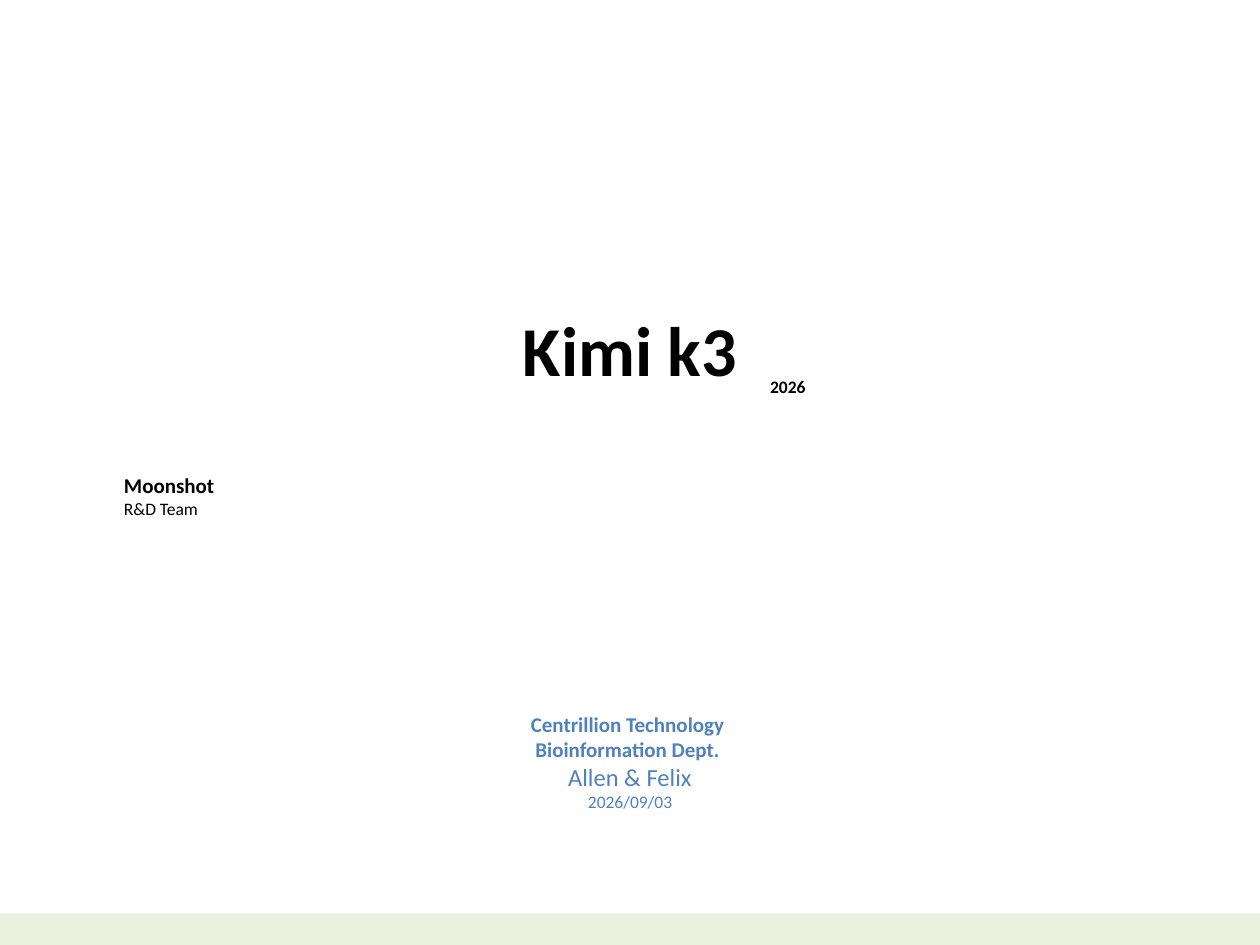
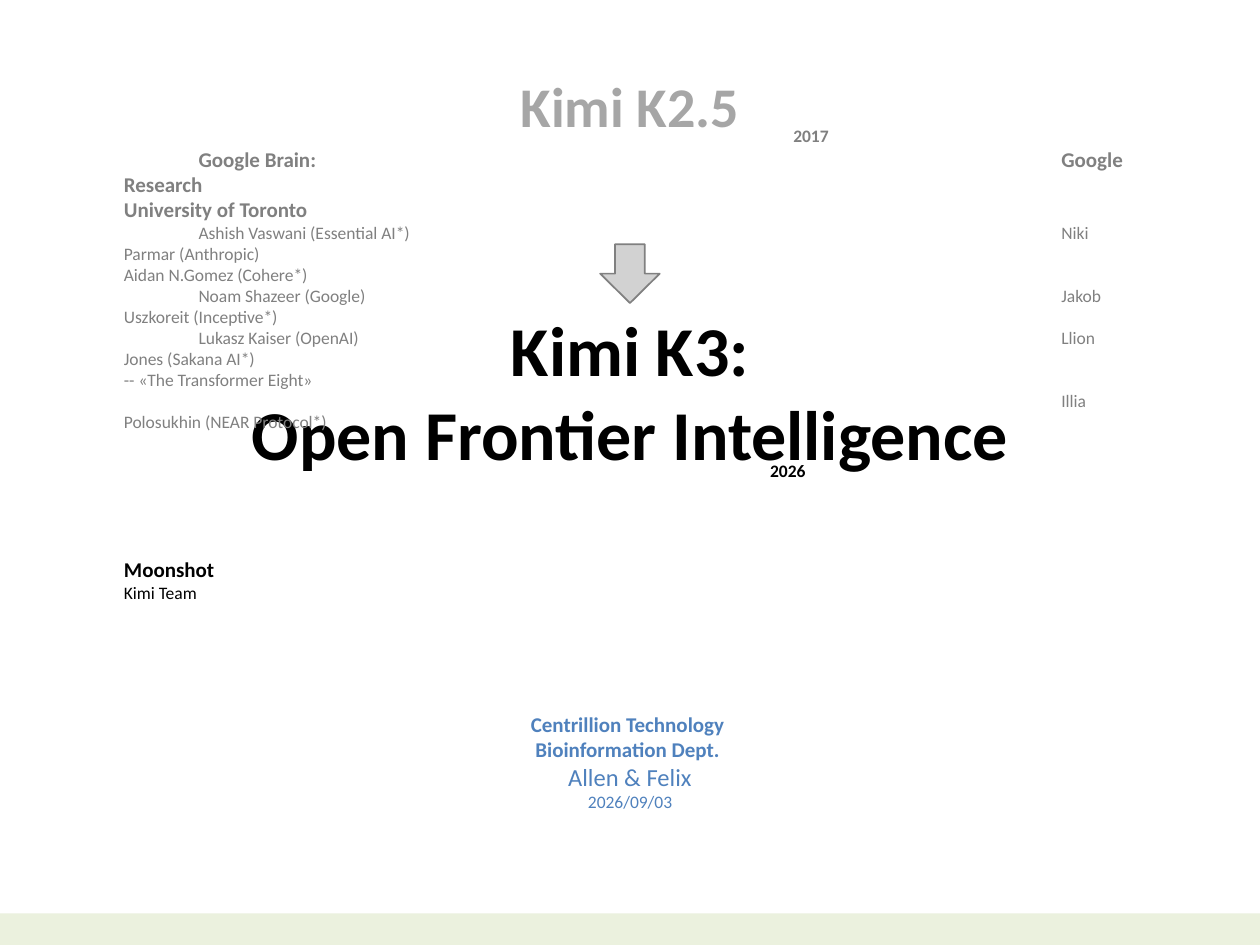
Before and after one commit to navibator/crazy-ai, a slide deck: slide 1 of ai-kimi.pptx. Drawn at 1260x945 pixels with LibreOffice and Linux fonts; fonts in the diff are those of the drawing. Boxes give left, top, right and bottom in pixels: in the first picture for what was removed or moved away, otherwise in the second. Text is boxed around its words. In the diff, an @@ line names an element or a change of style, - is before the commit and + after.

```diff
--- a/ai-kimi.pptx
+++ b/ai-kimi.pptx
@@ text added at [124,88,739,433], 10 pt, text #808080 @@
+Kimi K2.5
+2017
+Google Brain: Google Research University of Toronto
+Ashish Vaswani (Essential AI*) Niki Parmar (Anthropic) Aidan N.Gomez (Cohere*)
+Noam Shazeer (Google) Jakob Uszkoreit (Inceptive*)
+Lukasz Kaiser (OpenAI) Llion Jones (Sakana AI*) -- «The Transformer Eight»
+Illia Polosukhin (NEAR Protocol*)
@@ down arrow added at [600,244,659,304], fill #BFBFBF at 70% opacity, outline #808080 1 pt @@
@@ text at [252,327,1008,477]: text changed @@
-Kimi k3
+Kimi K3:
+Open Frontier Intelligence
@@ text at [124,562,214,599]: text changed @@
-Moonshot R&D Team
+Moonshot Kimi Team
```
Also in this commit, not shown: 4 slides added, 7 other files.
